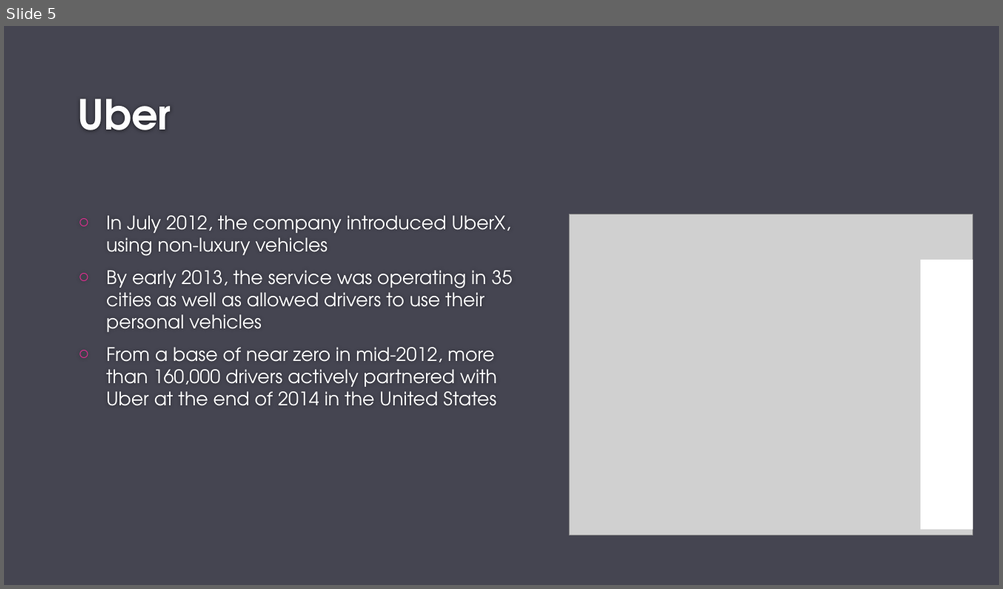
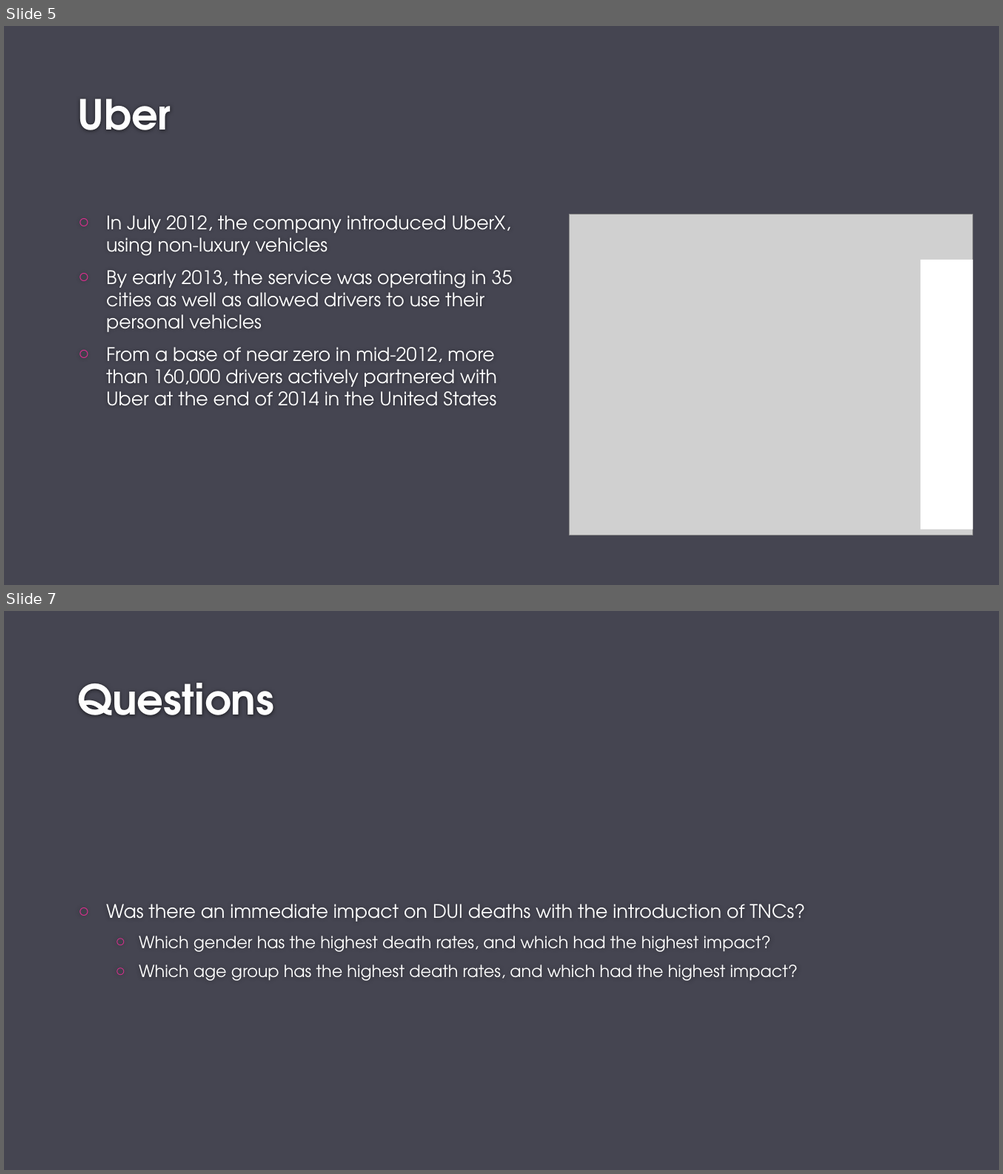
Before and after one commit to ajkim19/TNCs_and_DUI_Deaths, a slide deck: Project 1/Project-1.pptx. Shown one above the other, each under a label of ours: slide 5 before the commit, slides 5 and 7 after it; the slides between them are not shown. The pictures are 1003x589 and 1003x1174 pixels, drawn with LibreOffice and Linux fonts; fonts in the diff are those of the drawing; grey boxes stand for pictures; background and template pictures are left out. Boxes give left, top, right and bottom in pixels: in the first picture for what was removed or moved away, otherwise in the second. Text is boxed around its words. In the diff, an @@ line names an element or a change of style, - is before the commit and + after.

```diff
--- a/Project 1/Project-1.pptx
+++ b/Project 1/Project-1.pptx
@@ slide 7 added at [4, 611, 999, 1170], background #454551 @@
@@ title added at [77, 683, 274, 715], 40 pt, text #FEFEFE, bold @@
+Questions
@@ text added at [106, 904, 805, 981], 16 pt, text #FFFFFF @@
+○ Was there an immediate impact on DUI deaths with the introduction of TNCs?
+  ○ Which gender has the highest death rates, and which had the highest impact?
+  ○ Which age group has the highest death rates, and which had the highest impact?
```
Also in this commit, not shown: 2 slides changed, 10 other slides added, 10 slides removed.
